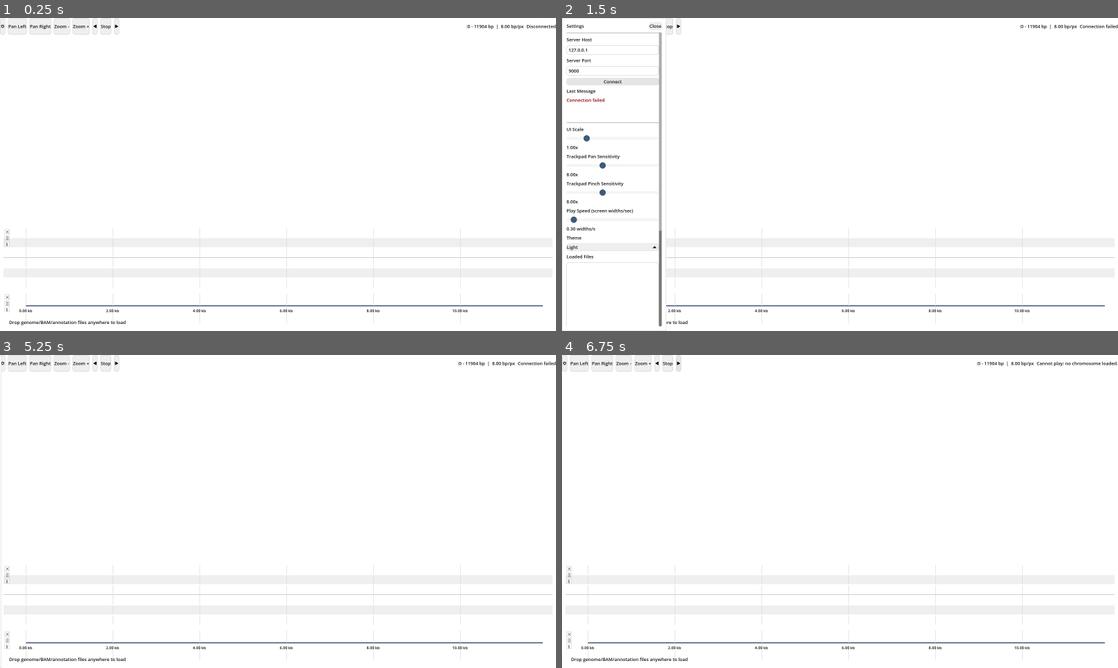
Above: before the commit, frames 1-4 (two rows, left to right).
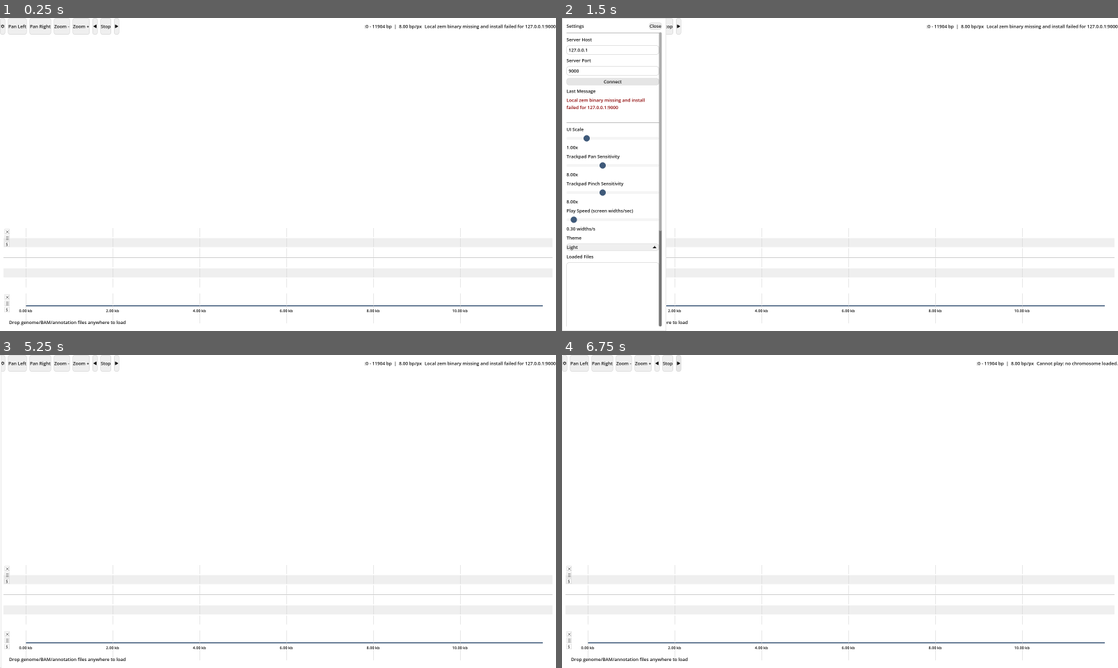
Above: after the commit, the same moments.

Repository: martinghunt/seqhiker
Game: Godot game, scene res://scenes/Main.tscn
Same seed, same stepped clock (60 frames per second), same inputs: the game is played once before the commit and once after it.
Inputs:
- Up to frame 1 (0.25 s): no input
- Up to frame 2 (1.5 s): click "C" at 0.5 s; click "Connect" at 1.25 s
- Up to frame 3 (5.25 s): click "Pan Left" at 2 s; click "Pan Right" at 2.75 s; click "Zoom -" at 3.5 s; click "Zoom +" at 4.25 s; click "B" at 5 s
- Up to frame 4 (6.75 s): click "Stop" at 5.75 s; click "A" at 6.5 s

The runs differ from the first frame. In frame 1, 0.2% of the frame differs, in the area x 65-100%, y 2-4%; in frame 2, 0.4%, in the area x 0-100%, y 2-30%; in frame 3, 0.3%; in frame 4, nothing differs.

Commit message:
Bundle zem and add build scripts

Diff:
--- a/project.godot
+++ b/project.godot
@@ -12,9 +12,15 @@
 
 config/name="Seqhiker"
 run/main_scene="res://scenes/Main.tscn"
+config/use_custom_user_dir=true
+config/custom_user_dir_name="seqhiker"
 config/features=PackedStringArray("4.4")
 
 [display]
 
 window/size/viewport_width=1600
 window/size/viewport_height=900
+
+[rendering]
+
+textures/vram_compression/import_etc2_astc=true
--- a/scripts/main.gd
+++ b/scripts/main.gd
@@ -3,6 +3,8 @@
 const ThemesLibScript = preload("res://scripts/themes.gd")
 const ZemClientScript = preload("res://scripts/zem_client.gd")
 const CONFIG_PATH := "user://seqhiker_settings.cfg"
+const ZEM_BIN_SUBDIR := "bin"
+const ZEM_DEFAULT_PORT := 9000
 const READ_DETAIL_MAX_ZOOM := 7
 const READ_RENDER_MAX_BP_PER_PX := 128.0
 const DEFAULT_CONCAT_GAP_BP := 50
@@ -85,6 +87,11 @@
 var _fetch_pending := false
 
 var _zem: RefCounted
+var _local_zem_path := ""
+var _local_zem_pid := -1
+var _local_zem_started_by_seqhiker := false
+var _local_zem_install_checked := false
+var _last_connect_error := ""
 var _current_chr_id := -1
 var _current_chr_name := ""
 var _current_chr_len := 0
@@ -178,12 +185,14 @@
 	_apply_gc_plot_height()
 	_apply_depth_plot_height()
 	_update_window_min_height()
+	_ensure_local_zem_installed()
 	_apply_theme(theme_option.get_item_text(theme_option.selected))
 	_on_trackpad_pan_changed(trackpad_pan_slider.value)
 	_on_trackpad_pinch_changed(trackpad_pinch_slider.value)
 	_on_play_speed_changed(play_speed_slider.value)
 	_setup_fetch_timer()
 	call_deferred("_initialize_settings_panel")
+	call_deferred("_startup_connect_local_zem")
 	if get_window().has_signal("files_dropped"):
 		get_window().files_dropped.connect(_on_files_dropped)
 
@@ -191,6 +200,21 @@
 	_set_status("Disconnected")
 	_slide_settings(false, false)
 	_slide_feature_panel(false, false)
+
+func _startup_connect_local_zem() -> void:
+	var host := host_edit.text.strip_edges()
+	if host.is_empty():
+		host = "127.0.0.1"
+	var port := int(port_edit.text)
+	if port <= 0:
+		port = ZEM_DEFAULT_PORT
+	if not _should_try_local_zem(host):
+		return
+	# Keep startup connect snappy so first frame/UI does not stall.
+	if _connect_with_local_fallback(host, port, 100, 2, 80):
+		_set_status("Connected %s:%d" % [host, port])
+	elif not _last_connect_error.is_empty():
+		_set_status(_last_connect_error, true)
 
 func _setup_fetch_timer() -> void:
 	_fetch_timer = Timer.new()
@@ -260,13 +284,16 @@
 		host = "127.0.0.1"
 	var port := int(port_edit.text)
 	if port <= 0:
-		port = 9000
-	var ok: bool = _zem.connect_to_server(host, port)
+		port = ZEM_DEFAULT_PORT
+	var ok: bool = _connect_with_local_fallback(host, port)
 	if ok:
 		_set_status("Connected %s:%d" % [host, port])
 		_refresh_chromosomes()
 	else:
-		_set_status("Connection failed", true)
+		var msg := "Connection failed"
+		if not _last_connect_error.is_empty():
+			msg = _last_connect_error
+		_set_status(msg, true)
 
 func _on_viewport_changed(start_bp: int, end_bp: int, bp_per_px: float) -> void:
 	_last_start = start_bp
@@ -1011,8 +1038,144 @@
 	if _zem.ensure_connected():
 		_set_status("Connected")
 		return true
-	_set_status("Disconnected", true)
+	var host := host_edit.text.strip_edges()
+	if host.is_empty():
+		host = "127.0.0.1"
+	var port := int(port_edit.text)
+	if port <= 0:
+		port = ZEM_DEFAULT_PORT
+	if _connect_with_local_fallback(host, port):
+		_set_status("Connected %s:%d" % [host, port])
+		return true
+	var msg := "Disconnected"
+	if not _last_connect_error.is_empty():
+		msg = _last_connect_error
+	_set_status(msg, true)
 	return false
+
+func _connect_with_local_fallback(host: String, port: int, connect_timeout_ms: int = 1200, wait_attempts: int = 15, wait_step_ms: int = 120) -> bool:
+	_last_connect_error = ""
+	var try_local := _should_try_local_zem(host)
+	if try_local:
+		if not _ensure_local_zem_installed():
+			_last_connect_error = "Local zem binary missing and install failed for %s:%d" % [host, port]
+			return false
+	if _zem.connect_to_server(host, port, connect_timeout_ms):
+		var probe_existing := _probe_zem_ready()
+		if bool(probe_existing.get("ok", false)):
+			return true
+		_last_connect_error = "Connected but zem probe failed: %s" % str(probe_existing.get("error", "unknown error"))
+		_zem.disconnect_from_server()
+	if not try_local:
+		if _last_connect_error.is_empty():
+			_last_connect_error = "Unable to connect to %s:%d" % [host, port]
+		return false
+	if not _start_local_zem(host, port):
+		if _last_connect_error.is_empty():
+			_last_connect_error = "Unable to start local zem at %s:%d" % [host, port]
+		return false
+	for _i in range(maxi(1, wait_attempts)):
+		OS.delay_msec(maxi(1, wait_step_ms))
+		if _zem.connect_to_server(host, port, connect_timeout_ms):
+			var probe_started := _probe_zem_ready()
+			if bool(probe_started.get("ok", false)):
+				return true
+			_last_connect_error = "Local zem started but probe failed: %s" % str(probe_started.get("error", "unknown error"))
+			_zem.disconnect_from_server()
+	if _last_connect_error.is_empty():
+		_last_connect_error = "Local zem did not become ready at %s:%d" % [host, port]
+	return false
+
+func _probe_zem_ready() -> Dictionary:
+	var resp: Dictionary = _zem.get_annotation_counts()
+	if bool(resp.get("ok", false)):
+		return {"ok": true}
+	return {"ok": false, "error": str(resp.get("error", "probe failed"))}
+
+func _should_try_local_zem(host: String) -> bool:
+	var h := host.to_lower()
+	return h == "127.0.0.1" or h == "localhost" or h == "::1"
+
+func _start_local_zem(host: String, port: int) -> bool:
+	if not _ensure_local_zem_installed():
+		return false
+	if _local_zem_path.is_empty() or not FileAccess.file_exists(_local_zem_path):
+		return false
+	var listen_addr := "%s:%d" % [host, port]
+	var args := PackedStringArray(["-listen", listen_addr])
+	var pid := OS.create_process(_local_zem_path, args, false)
+	if pid <= 0:
+		return false
+	_local_zem_pid = pid
+	_local_zem_started_by_seqhiker = true
+	return true
+
+func _ensure_local_zem_installed() -> bool:
+	if _local_zem_install_checked and not _local_zem_path.is_empty() and FileAccess.file_exists(_local_zem_path):
+		return true
+	_local_zem_install_checked = true
+	var bin_name := _zem_binary_name()
+	var user_bin_dir_abs := OS.get_user_data_dir().path_join(ZEM_BIN_SUBDIR)
+	var mk_err := DirAccess.make_dir_recursive_absolute(user_bin_dir_abs)
+	if mk_err != OK and not DirAccess.dir_exists_absolute(user_bin_dir_abs):
+		return false
+	var target_abs := user_bin_dir_abs.path_join(bin_name)
+	_local_zem_path = target_abs
+	var source := _find_zem_source(bin_name)
+	if source.is_empty():
+		return FileAccess.file_exists(target_abs)
+	if not FileAccess.file_exists(target_abs):
+		if not _copy_file_any_to_abs(source, target_abs):
+			return false
+	else:
+		var src_hash := FileAccess.get_sha256(source)
+		var dst_hash := FileAccess.get_sha256(target_abs)
+		if src_hash.is_empty() or dst_hash.is_empty() or src_hash != dst_hash:
+			if not _copy_file_any_to_abs(source, target_abs):
+				return false
+	if not OS.has_feature("windows"):
+		OS.execute("chmod", ["+x", target_abs], [], true)
+	return true
+
+func _find_zem_source(bin_name: String) -> String:
+	var packaged := "res://bin/%s" % bin_name
+	if FileAccess.file_exists(packaged):
+		return packaged
+	var dev_abs := ProjectSettings.globalize_path("res://../zem/%s" % bin_name)
+	if FileAccess.file_exists(dev_abs):
+		return dev_abs
+	return ""
+
+func _copy_file_any_to_abs(source: String, target_abs: String) -> bool:
+	var src := FileAccess.open(source, FileAccess.READ)
+	if src == null:
+		return false
+	var dst := FileAccess.open(target_abs, FileAccess.WRITE)
+	if dst == null:
+		src.close()
+		return false
+	dst.store_buffer(src.get_buffer(src.get_length()))
+	dst.close()
+	src.close()
+	return true
+
+func _zem_binary_name() -> String:
+	if OS.has_feature("windows"):
+		return "zem.exe"
+	return "zem"
+
+func _exit_tree() -> void:
+	_shutdown_local_zem_on_exit()
+
+func _shutdown_local_zem_on_exit() -> void:
+	if not _local_zem_started_by_seqhiker:
+		return
+	var shutdown_ok := false
+	var resp: Dictionary = _zem.shutdown_server(400)
+	shutdown_ok = bool(resp.get("ok", false))
+	if not shutdown_ok and _local_zem_pid > 0:
+		OS.kill(_local_zem_pid)
+	_zem.disconnect_from_server()
 
 func _load_dropped_files(files: PackedStringArray) -> bool:
 	var genome_targets: Dictionary = {}
--- a/scripts/zem_client.gd
+++ b/scripts/zem_client.gd
@@ -9,6 +9,7 @@
 const MSG_GET_REFERENCE_SLICE := 6
 const MSG_ACK := 7
 const MSG_ERROR := 8
+const MSG_SHUTDOWN := 9
 const MSG_GET_CHROMOSOMES := 10
 const MSG_GET_GC_PLOT_TILE := 11
 const MSG_GET_ANNOTATION_COUNTS := 12
@@ -143,6 +144,9 @@
 		return resp
 	resp.merge(_parse_reference_slice(resp["payload"]), true)
 	return resp
+
+func shutdown_server(timeout_ms: int = 600) -> Dictionary:
+	return _send_request(MSG_SHUTDOWN, PackedByteArray(), timeout_ms)
 
 func _send_request(msg_type: int, payload: PackedByteArray, timeout_ms: int = REQUEST_TIMEOUT_MS) -> Dictionary:
 	if not ensure_connected():
Not shown, changed: README.md
